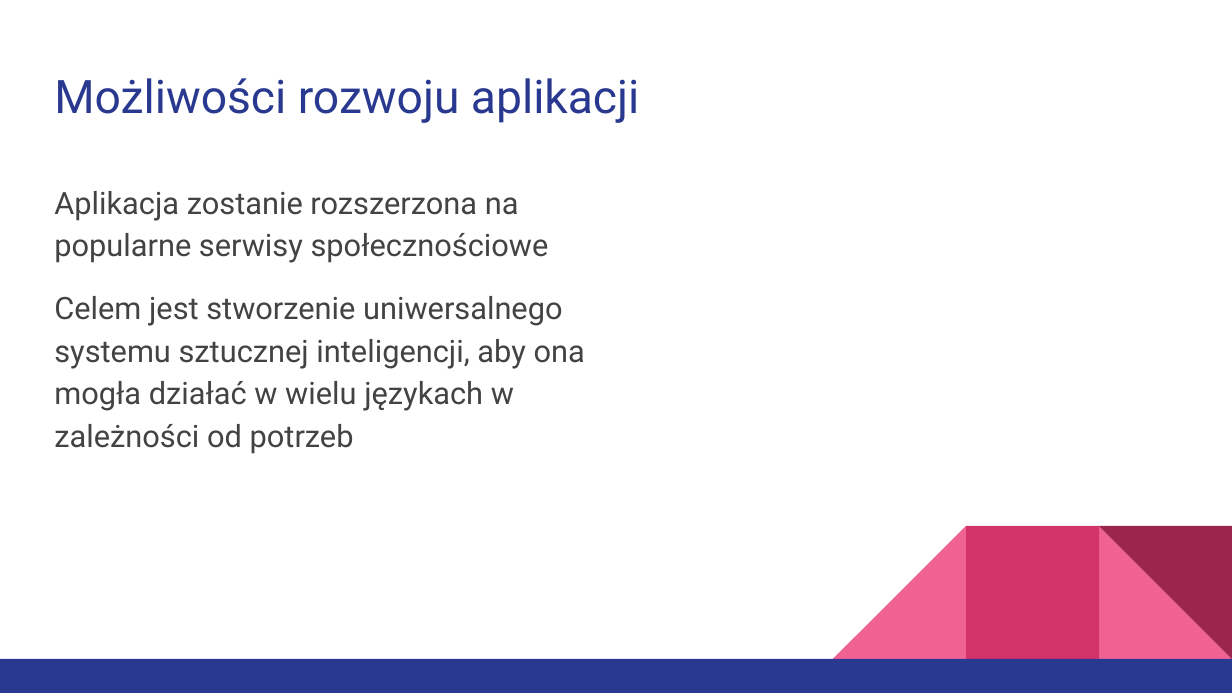
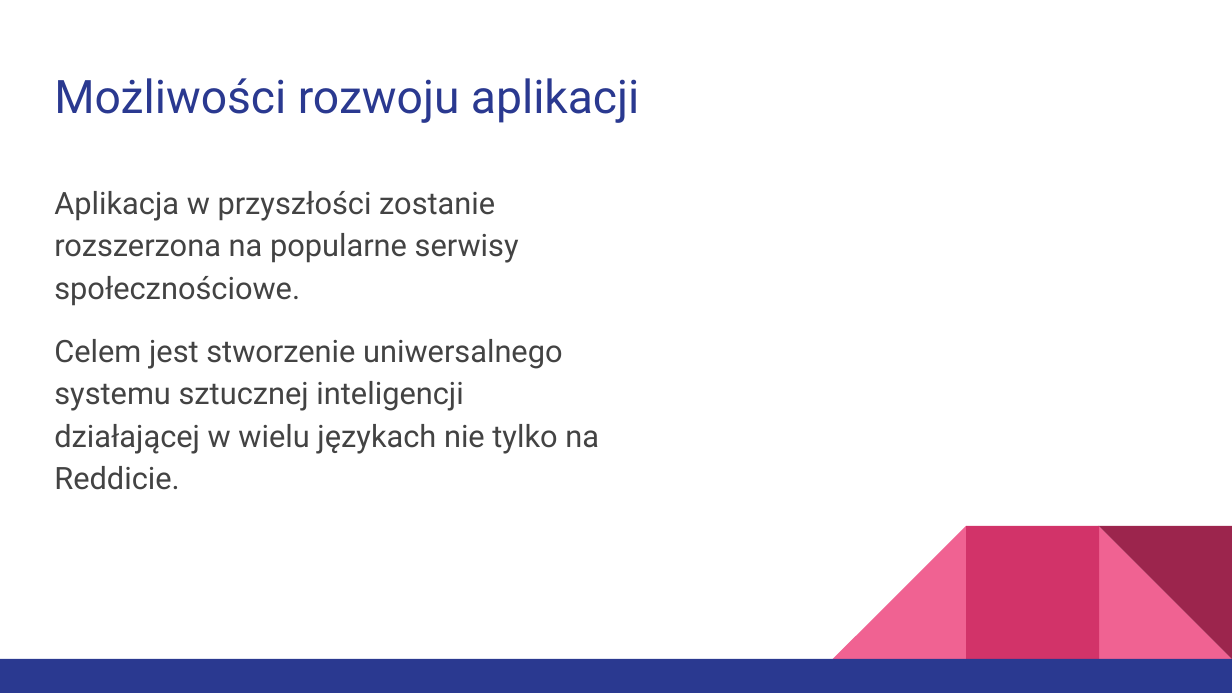
Before and after one commit to Jakub-S-K/beHappy-Ai4Youth, a slide deck: slide 8 of AI4Youth.pptx. Drawn at 1232x693 pixels with LibreOffice and Linux fonts; fonts in the diff are those of the drawing. Boxes give left, top, right and bottom in pixels: in the first picture for what was removed or moved away, otherwise in the second. Text is boxed around its words. In the diff, an @@ line names an element or a change of style, - is before the commit and + after.

```diff
--- a/AI4Youth.pptx
+++ b/AI4Youth.pptx
@@ text at (54, 191, 599, 490): text changed @@
-Aplikacja zostanie rozszerzona na popularne serwisy społecznościowe
-Celem jest stworzenie uniwersalnego systemu sztucznej inteligencji, aby ona mogła działać w wielu językach w zależności od potrzeb
+Aplikacja w przyszłości zostanie rozszerzona na popularne serwisy społecznościowe.
+Celem jest stworzenie uniwersalnego systemu sztucznej inteligencji działającej w wielu językach nie tylko na Reddicie.
```
Also in this commit, not shown: 6 other slides changed.
